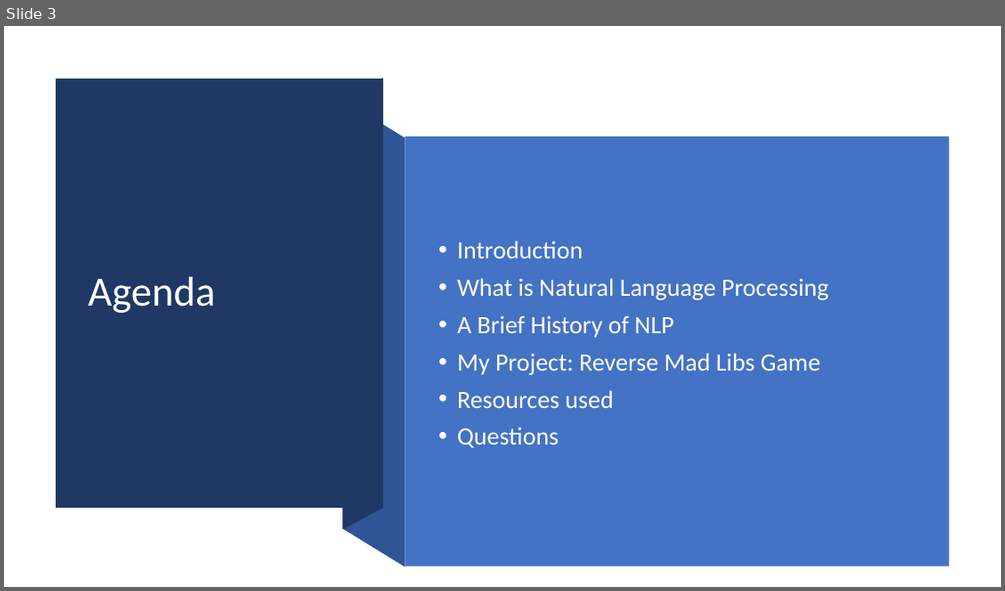
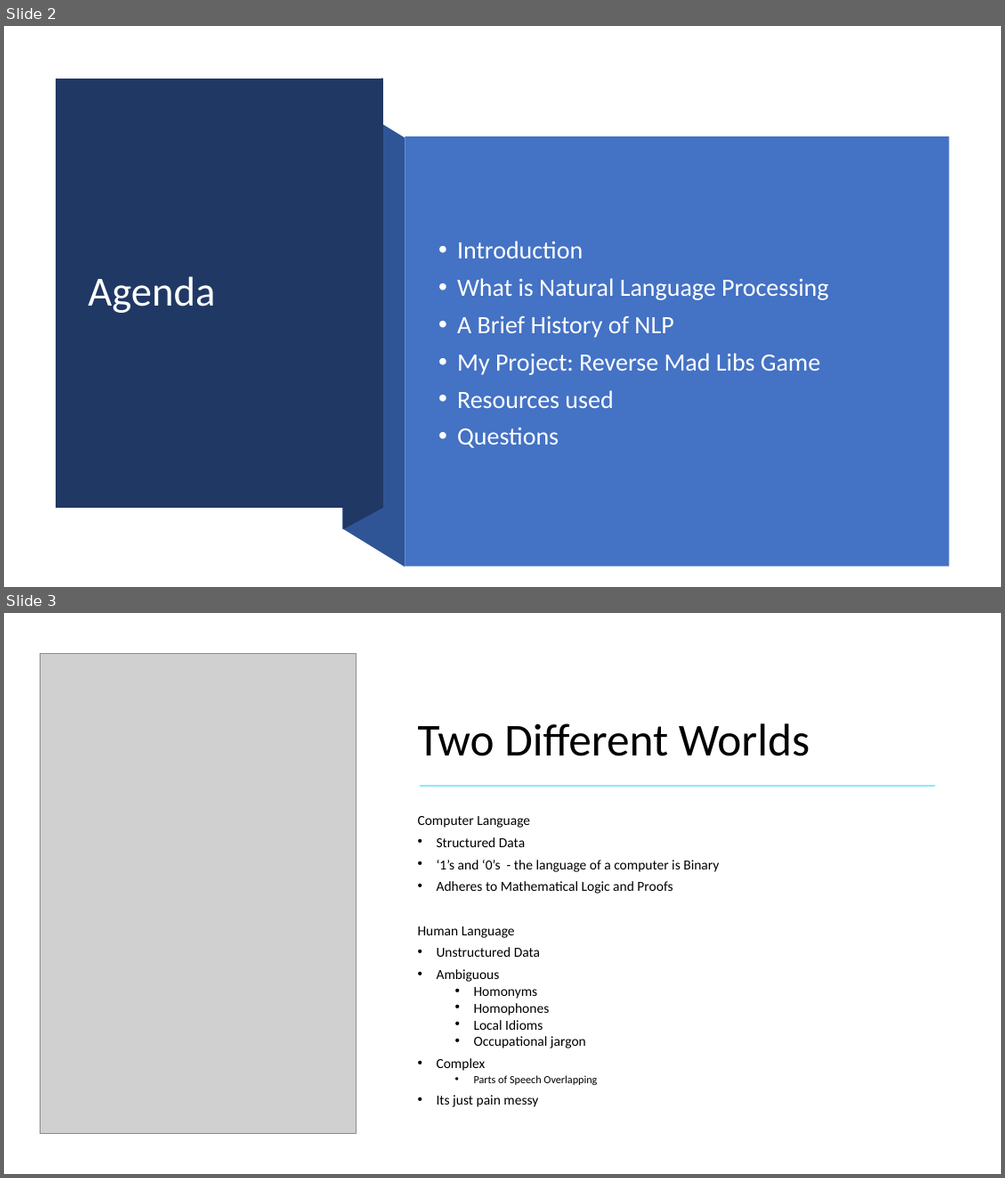
Before and after one commit to scottbing/SB_6000_NLP, a slide deck: Reverse Mad Libs.pptx. Shown one above the other, each under a label of ours: slide 3 before the commit, slides 2 and 3 after it. The pictures are 1005x591 and 1005x1178 pixels, drawn with LibreOffice and Linux fonts; fonts in the diff are those of the drawing; grey boxes stand for pictures. Boxes give left, top, right and bottom in pixels: in the first picture for what was removed or moved away, otherwise in the second. Text is boxed around its words. In the diff, an @@ line names an element or a change of style, - is before the commit and + after.

```diff
--- a/Reverse Mad Libs.pptx
+++ b/Reverse Mad Libs.pptx
@@ slide 3 added at box(4, 613, 1001, 1174), background #FFFFFF @@
@@ picture added at box(40, 654, 356, 1134) @@
@@ title added at box(418, 723, 809, 756), 44 pt, text #000000 @@
+Two Different Worlds
@@ line added from (420, 786) to (936, 786), #87ECFF 1.5 pt @@
@@ text added at box(418, 816, 719, 1107), 13.3 pt, text #000000 @@
+Computer Language
+• Structured Data
+• ‘1’s and ‘0’s - the language of a computer is Binary
+• Adheres to Mathematical Logic and Proofs
+Human Language
+• Unstructured Data
+• Ambiguous
+  • Homonyms
+  • Homophones
+  • Local Idioms
+  • Occupational jargon
+• Complex
+  • Parts of Speech Overlapping
+• Its just pain messy
@@ what was slide 3 is now slide 2 @@
```
Also in this commit, not shown: 4 slides changed, 13 other slides added, 2 slides removed, 3 other files.
